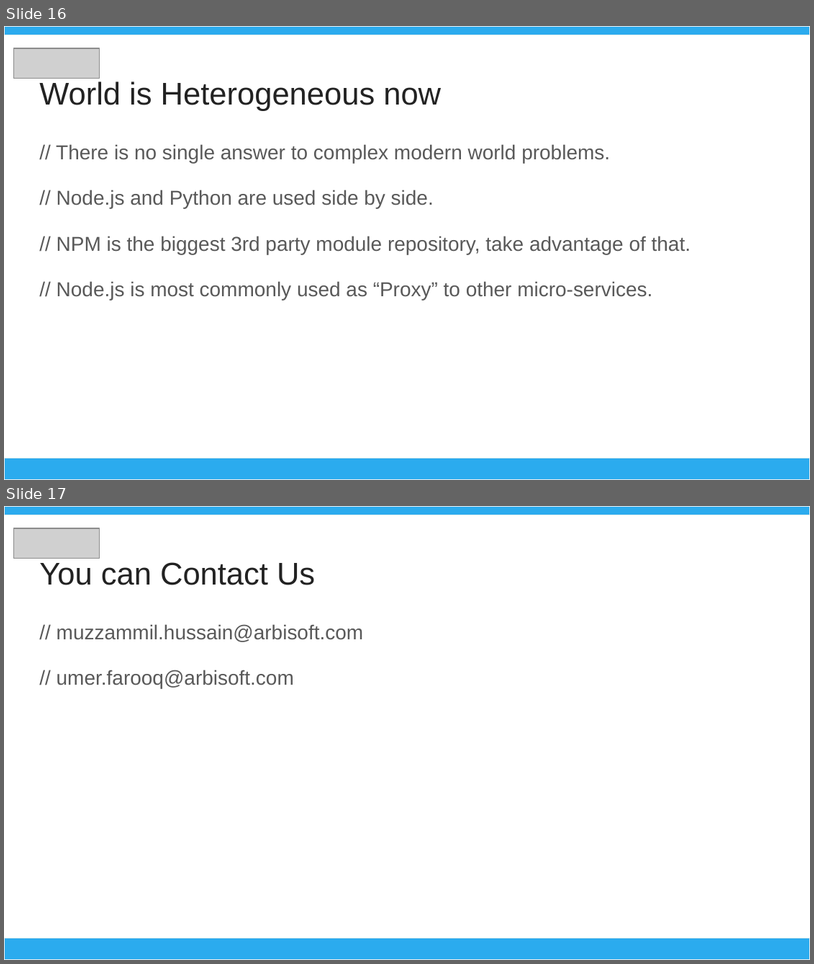
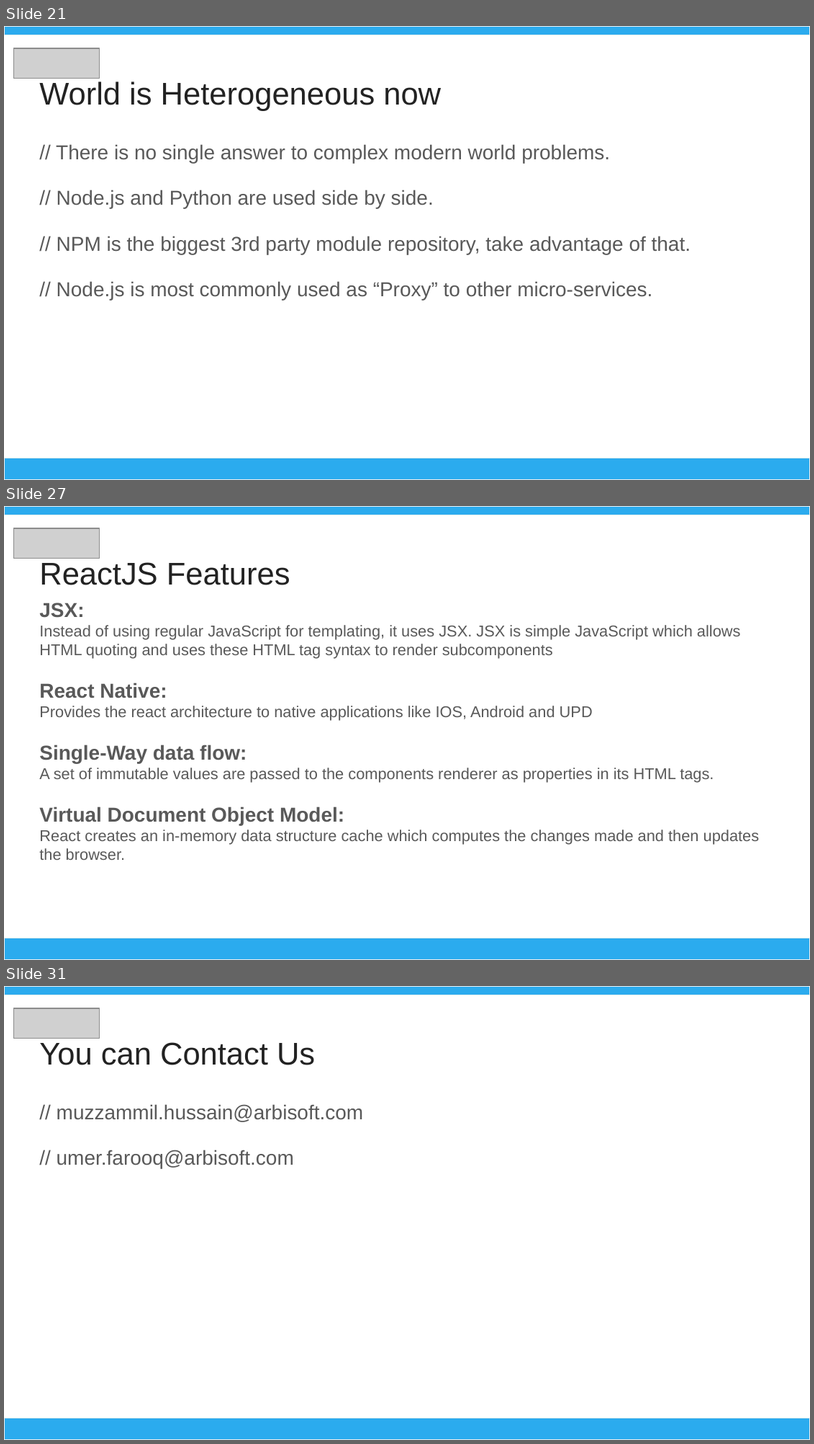
Before and after one commit to muzzammil-hussain/umt_workshop_1803, a slide deck: Advance_Web_Technologies.pptx. Shown one above the other, each under a label of ours: slides 16 and 17 before the commit, slides 21, 27 and 31 after it; the slides between them are not shown. The pictures are 814x964 and 814x1444 pixels, drawn with LibreOffice and Linux fonts; fonts in the diff are those of the drawing; grey boxes stand for pictures. Boxes give left, top, right and bottom in pixels: in the first picture for what was removed or moved away, otherwise in the second. Text is boxed around its words. In the diff, an @@ line names an element or a change of style, - is before the commit and + after.

Commit message:
Latest slides

```diff
--- a/Advance_Web_Technologies.pptx
+++ b/Advance_Web_Technologies.pptx
@@ slide 27 added at (x1=4, y1=506, x2=810, y2=960), background #FFFFFF @@
@@ rectangle added at (x1=4, y1=506, x2=810, y2=515), fill #2BABEE, outline #EFEFEF 0.75 pt @@
@@ picture added at (x1=13, y1=528, x2=99, y2=559) @@
@@ title added at (x1=39, y1=562, x2=291, y2=585), 28 pt, text #222222 @@
+ReactJS Features
@@ text added at (x1=39, y1=602, x2=760, y2=860), 14 pt, text #595959 @@
+JSX:
+Instead of using regular JavaScript for templating, it uses JSX. JSX is simple JavaScript which allows HTML quoting and uses these HTML tag syntax to render subcomponents
+React Native:
+Provides the react architecture to native applications like IOS, Android and UPD
+Single-Way data flow:
+A set of immutable values are passed to the components renderer as properties in its HTML tags.
+Virtual Document Object Model:
+React creates an in-memory data structure cache which computes the changes made and then updates the browser.
@@ rectangle added at (x1=4, y1=937, x2=810, y2=959), fill #2BABEE, outline #EFEFEF 0.75 pt @@
@@ what was slide 16 is now slide 21 @@
@@ what was slide 17 is now slide 31 @@
```
Also in this commit, not shown: 13 other slides added.
